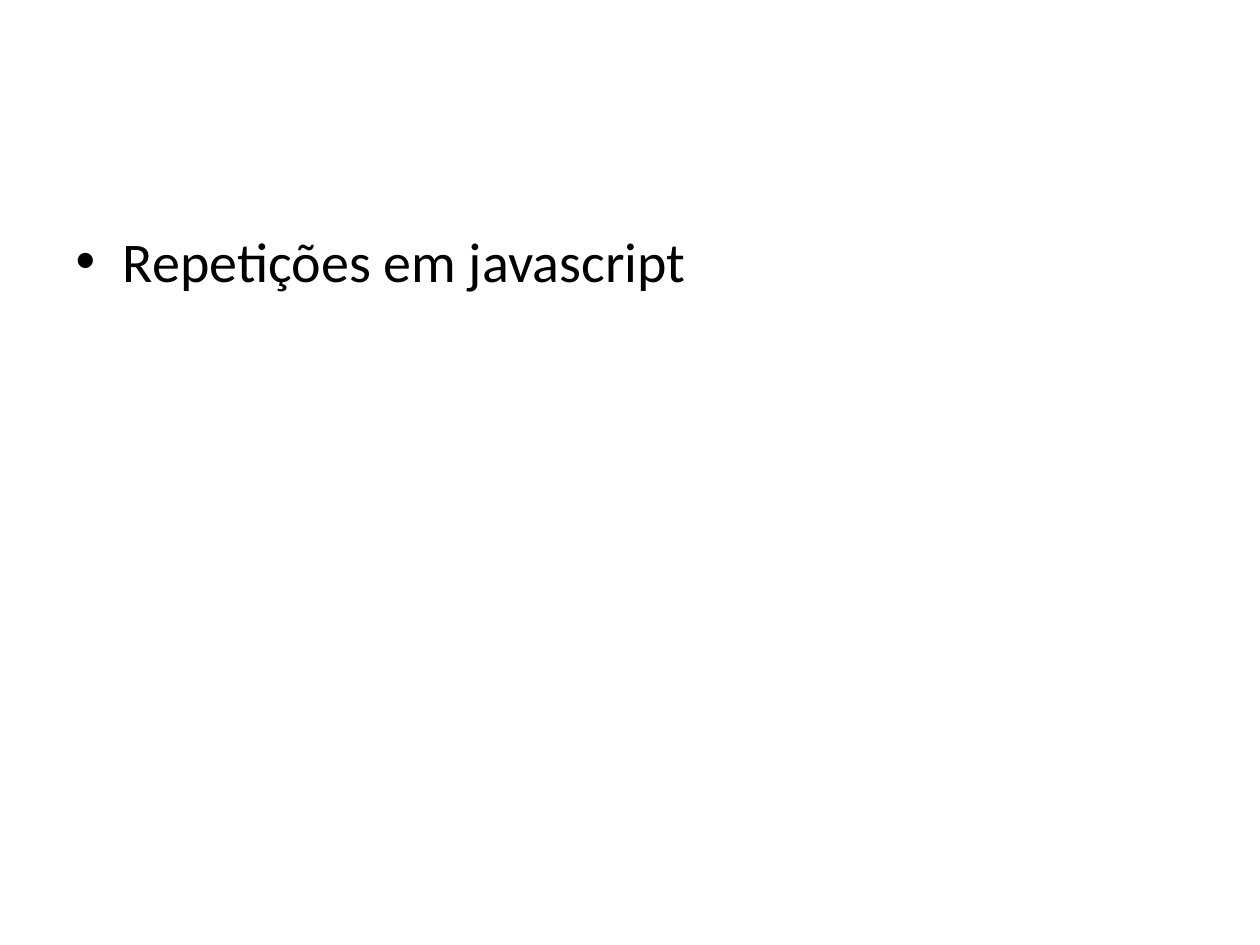
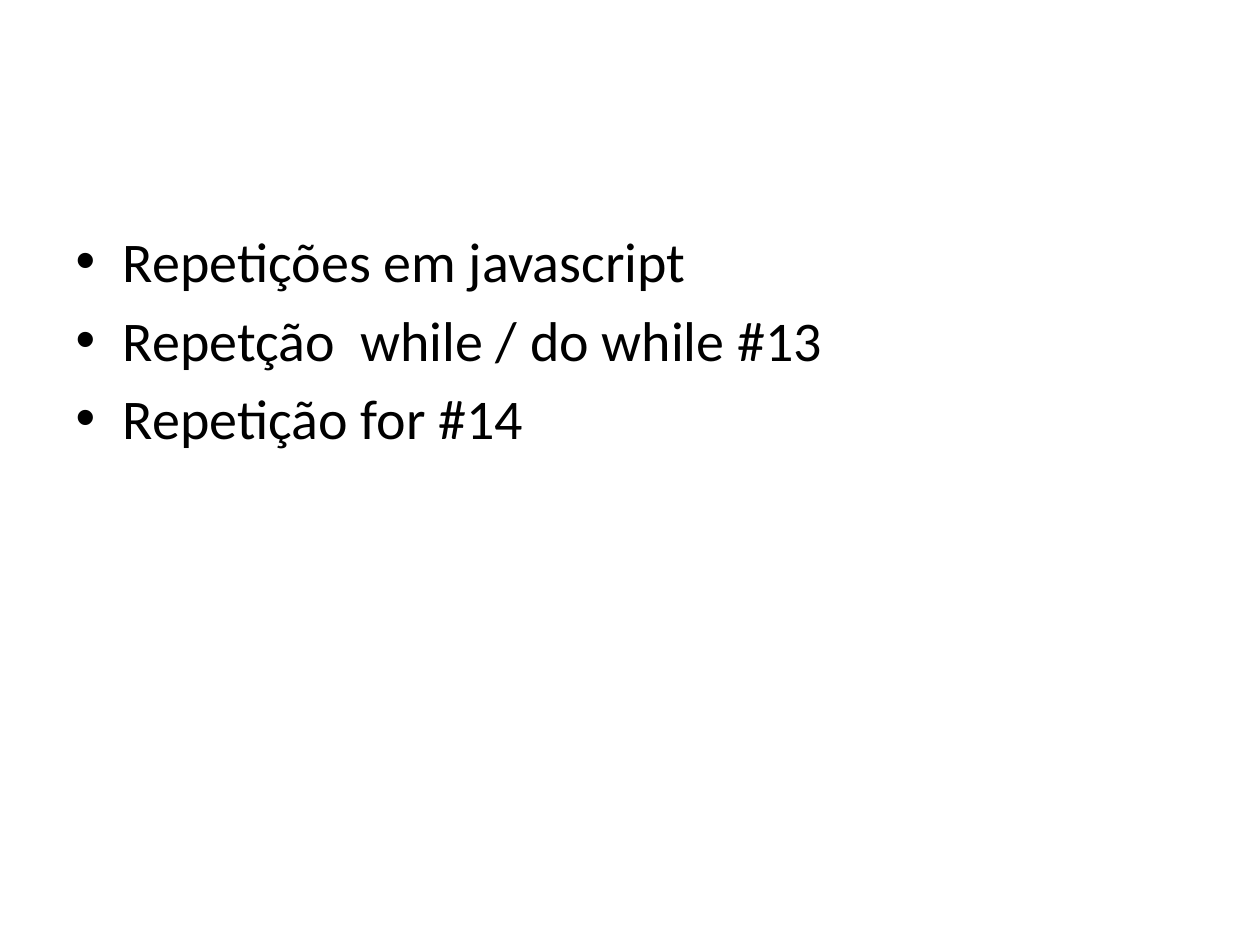
Before and after one commit to Wellingtongu/Cursos-AVD, a slide deck: slide 6 of Documentacao/Documentacao-curso-Javascript.pptx. Drawn at 1260x945 pixels with LibreOffice and Linux fonts; fonts in the diff are those of the drawing; background and template pictures are left out. Boxes give left, top, right and bottom in pixels: in the first picture for what was removed or moved away, otherwise in the second. Text is boxed around its words. In the diff, an @@ line names an element or a change of style, - is before the commit and + after.

```diff
--- a/Documentacao/Documentacao-curso-Javascript.pptx
+++ b/Documentacao/Documentacao-curso-Javascript.pptx
@@ text at (123,322,822,449): paragraphs added @@
+• Repetção while / do while #13
+• Repetição for #14
```
Also in this commit, not shown: 1 other slide changed, 7 other files.
